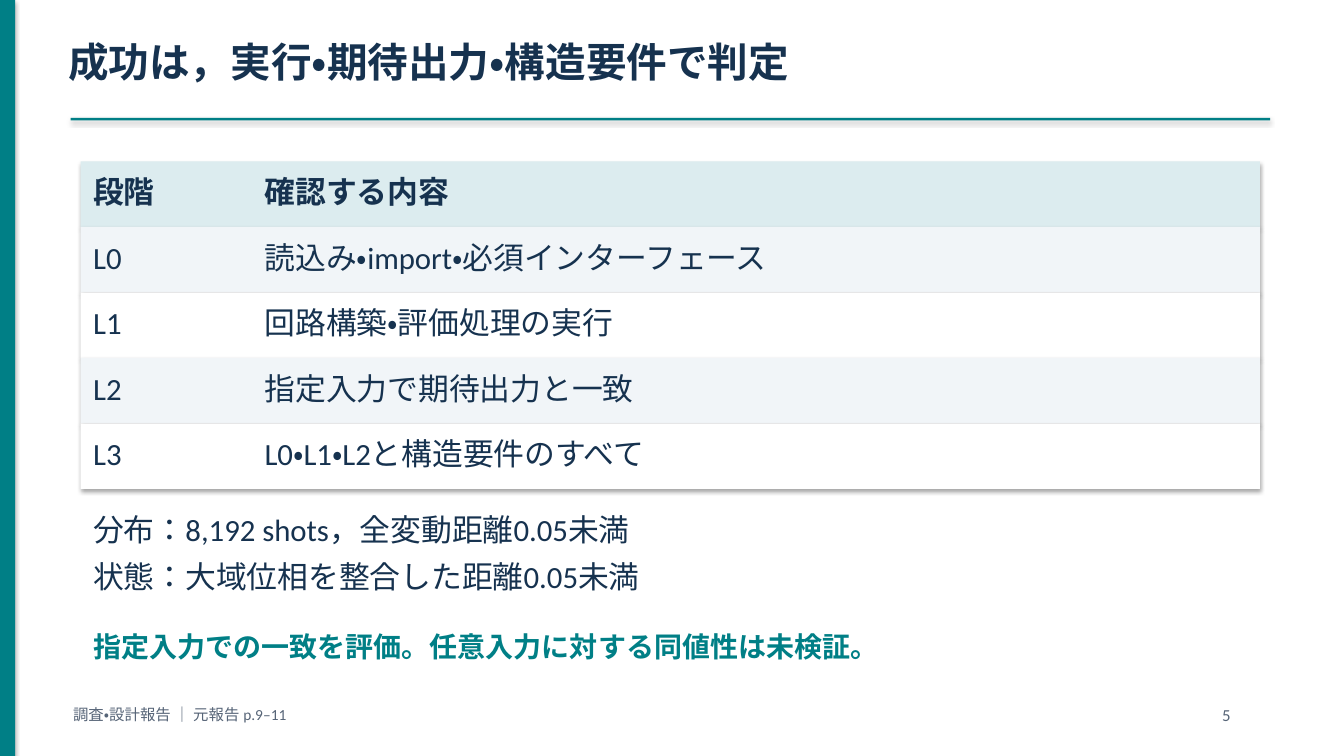
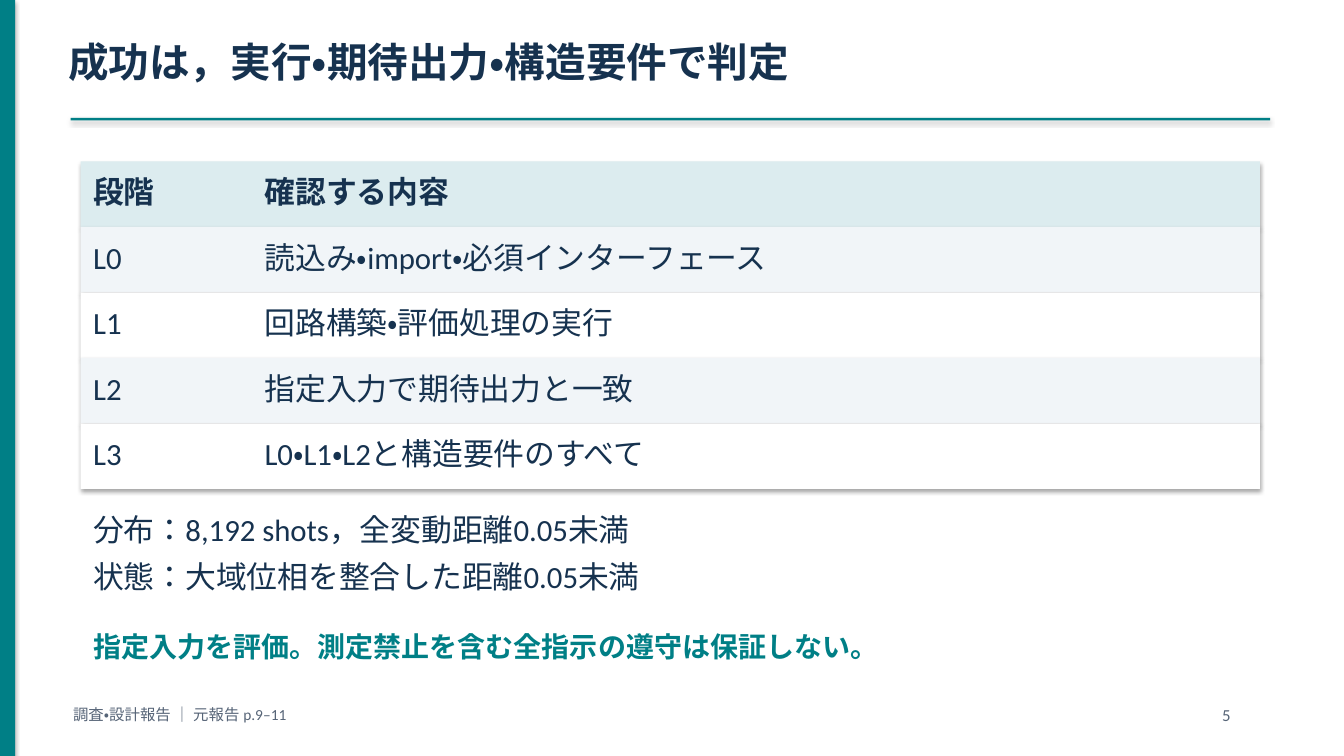
Before and after one commit to yuuma-ito/2026_ito_qLLM-ver3, a slide deck: slide 5 of docs/course_reports2026/slides/調査設計報告_スライド.pptx. Drawn at 1344x756 pixels with LibreOffice and Linux fonts; fonts in the diff are those of the drawing. Boxes give left, top, right and bottom in pixels: in the first picture for what was removed or moved away, otherwise in the second. Text is boxed around its words. In the diff, an @@ line names an element or a change of style, - is before the commit and + after.

Commit message:
fix: 評価範囲の説明と再現資料を整備し参照検査を追加

```diff
--- a/docs/course_reports2026/slides/調査設計報告_スライド.pptx
+++ b/docs/course_reports2026/slides/調査設計報告_スライド.pptx
@@ text at (x1=93, y1=633, x2=878, y2=660): text changed @@
-指定入力での一致を評価。任意入力に対する同値性は未検証。
+指定入力を評価。測定禁止を含む全指示の遵守は保証しない。
```
Also in this commit, not shown: 45 other files.
